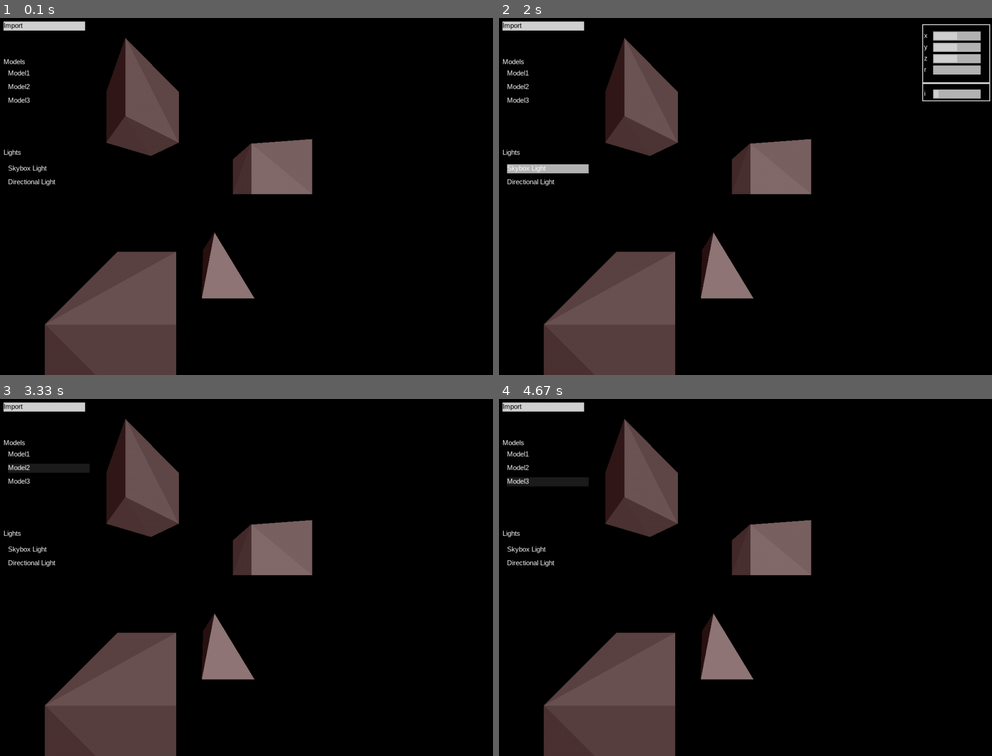
Above: before the commit, frames 1-4 (two rows, left to right).
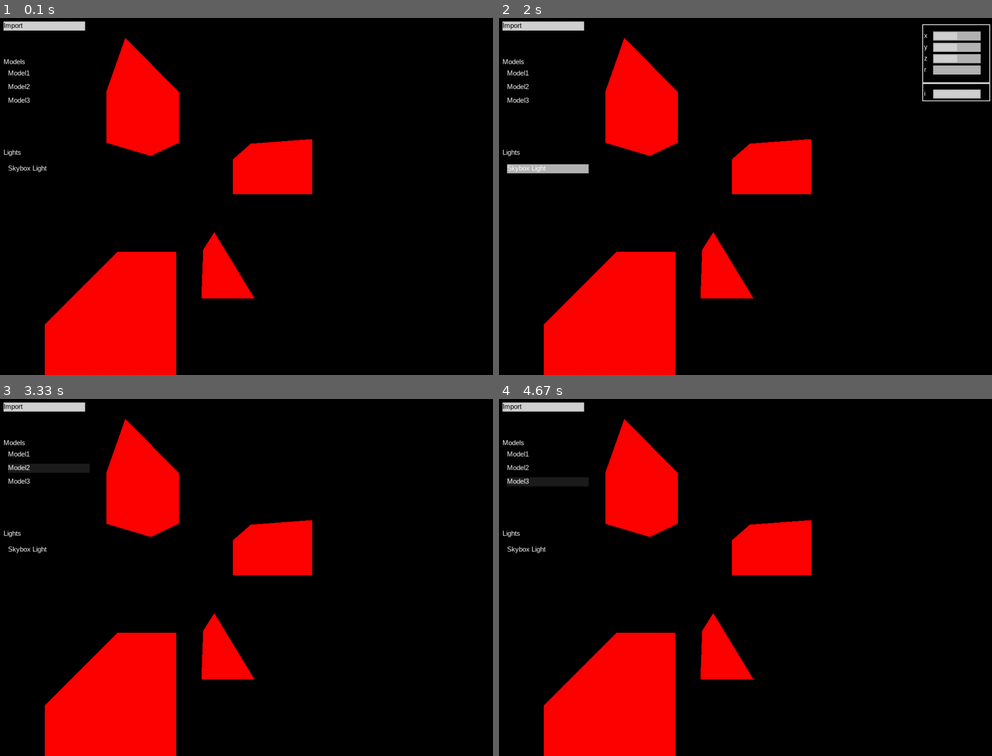
Above: after the commit, the same moments.

Repository: MichalTraczyk/pygame-3d-renderer
Game: pygame game, started from src/main.py
The game is run twice, just before and just after one commit, with the same random seed, the same clock (stepped at 60 frames per second) and the same inputs.
Inputs (mouse positions are in pixels of both pictures, inside the frame that each line leads up to):
- Up to frame 1 (0.1 s): no input
- Up to frame 2 (2 s): click "Model1" at 0.38 s; click (789, 275) at 0.72 s; click "Import" at 1.05 s; click (627, 121) at 1.38 s; click "Skybox Light" at 1.72 s
- Up to frame 3 (3.33 s): click (172, 498) at 2.05 s; click "Model2" at 2.88 s; click (98, 506) at 3.22 s
- Up to frame 4 (4.67 s): click "Model3" at 3.88 s; click (592, 709) at 4.22 s

The runs differ from the first frame. In frame 1, 15% of the frame differs, in the area x 1-64%, y 5-100%; in frame 2, 15%, in the area x 1-98%, y 5-100%; in frame 3, 15%; in frame 4, 15%.

Commit message:
Fix intensity slider

Diff:
--- a/src/Screen.py
+++ b/src/Screen.py
@@ -41,8 +41,8 @@
 
         #LightManager.register_light(PointLight(Vector3(-1, 0.5, 0.5), 0.9, Color(255, 0, 0)))
         #LightManager.register_light(PointLight(Vector3(2, 0.5, 0.5), 0.9, Color(0, 255, 0)))
-        LightManager.register_light(SkyboxLight(Vector3(0, 0, 0), 0.1, Color(255, 0, 0)))
-        LightManager.register_light(DirectionalLight(Vector3(0,0,0),Vector3(1,-1,1), 0.5,Color(255,255,255)))
+        LightManager.register_light(SkyboxLight(Vector3(0, 0, 0), 1, Color(255, 0, 0)))
+        #LightManager.register_light(DirectionalLight(Vector3(0,0,0),Vector3(1,-1,1), 0.5,Color(255,255,255)))
 
 
         EventSystem.AddOnQuitListener(self.onQuit)
--- a/src/UI/Editors/LightEditor.py
+++ b/src/UI/Editors/LightEditor.py
@@ -14,10 +14,10 @@
         start.x += 20
         self.intensity_slider = Slider((self.default_slider_size, 20), (start.x, start.y))
         self.intensity_slider.current_value = target_light.intensity
+        self.intensity_slider.add_value_changed_listener(self.intensity_changed)
         self.to_kill.append(self.intensity_slider)
         self.to_kill.append(self.label)
     def intensity_changed(self, val):
         self.target.intensity = val
-
     def get_height(self):
         return 40
--- a/src/UI/UIElements/Slider.py
+++ b/src/UI/UIElements/Slider.py
@@ -27,7 +27,7 @@
             max_range_normalized = self.max - self.min
             val = mouse_pos.x * max_range_normalized
             self.current_value = val + self.min
-            if abs(self.current_value - self.previous_value) > 0.01:
+            if abs(self.current_value - self.previous_value) > 0.000001:
                 for listener in self.listeners:
                     listener(self.current_value)
         self.previous_value = self.current_value
